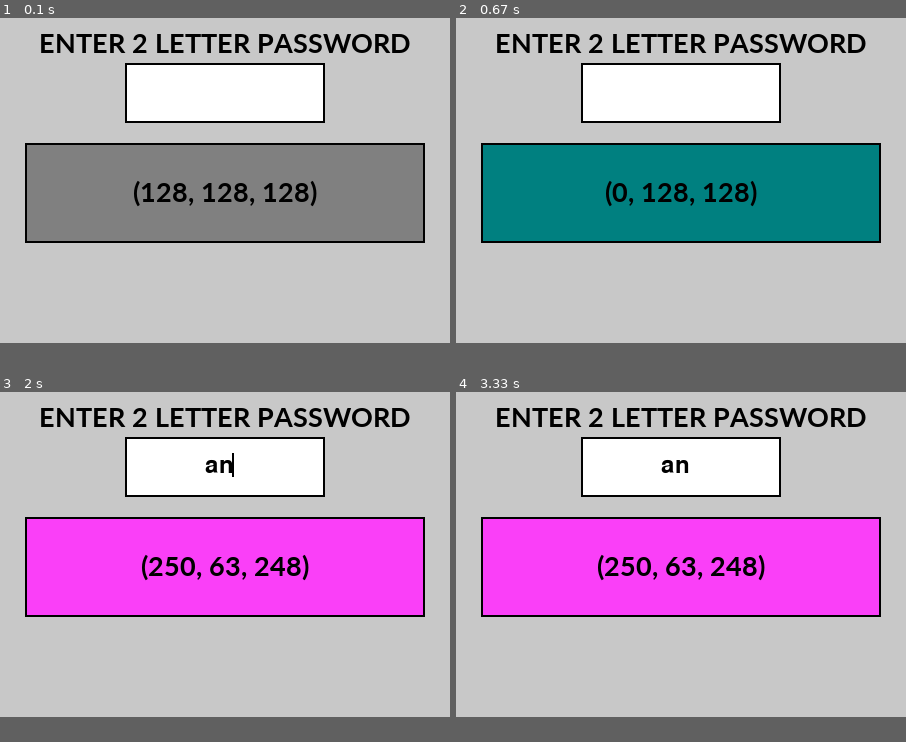
Above: before the commit, frames 1-4 (two rows, left to right).
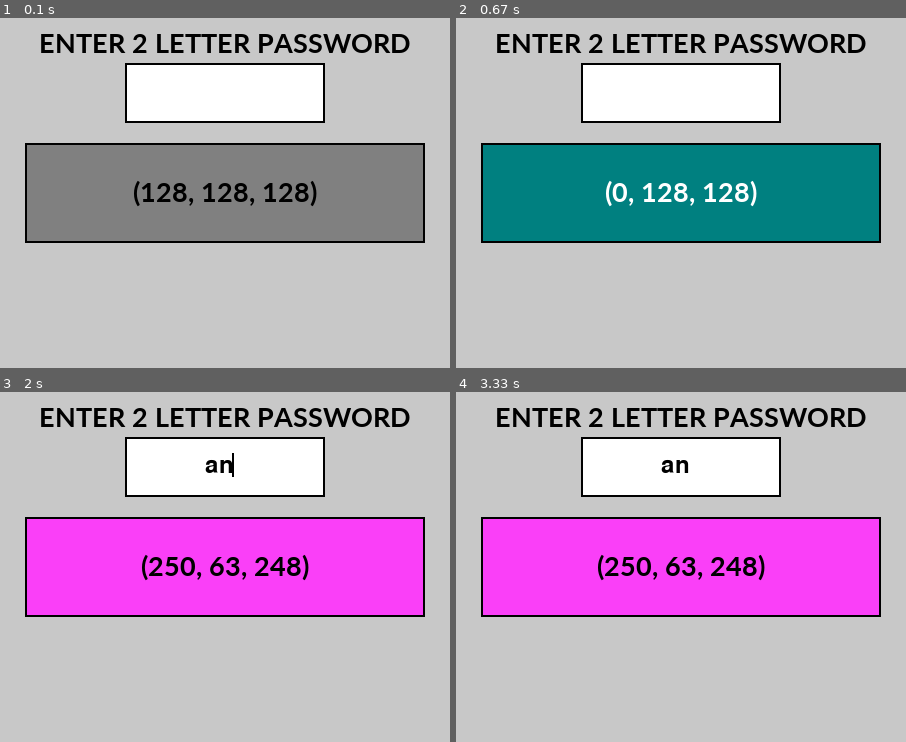
Above: after the commit, the same moments.

Repository: JeremyDenHartogh/Comp3008Project2
Game: pygame game, started from NewPasswordScheme/SamplePassScheme.py
Same seed, same stepped clock (60 frames per second), same inputs: the game is played once before the commit and once after it.
Inputs (mouse positions are % of the whole screen's width and height, from its top left):
- Up to frame 1 (0.1 s): no input
- Up to frame 2 (0.67 s): click (7, 8) at 0.38 s
- Up to frame 3 (2 s): type "ann" at 0.67 s; tap Enter at 1, 1.22 s; hold Right from 1.55 s (still down)
- Up to frame 4 (3.33 s): release Right at 2.02 s; click (26, 51) at 2.15 s; hold Right 2.43-2.9 s; hold Left from 2.93 s (still down)
The pictures show only the part of the screen within x 14-64%, y 25-75%; the shares and areas given below are measured in that part.
In our replay, the window is 700x500 before the commit and 900x700 after it. These sizes can differ from the game's own. Grey fills any space a smaller window leaves; there, only what the larger window draws over its background counts as a difference.

The runs differ from the first frame. In frame 1, only the window size differs. In frame 2, 0.8% of the frame differs, in the area x 33-67%, y 46-54%; in frame 3, only the window size differs; in frame 4, only the window size differs.

Commit message:
text for final colour changes between black and white

Diff:
--- a/NewPasswordScheme/SamplePassScheme.py
+++ b/NewPasswordScheme/SamplePassScheme.py
@@ -5,14 +5,14 @@
 
 pygame.init()
 
-colours = ["BLUE","RED","GREEN","ORANGE","YELLOW","PURPLE","PINK","WHITE","BURGUNDY","TURQUOISE","NAVY",
-					 "BLACK","GREY","EVERGREEN"]
+# colours = ["BLUE","RED","GREEN","ORANGE","YELLOW","PURPLE","PINK","WHITE","BURGUNDY","TURQUOISE","NAVY",
+#					 "BLACK","GREY","EVERGREEN"]
 cd = {"WHITE":(255,255,255), "YELLOW":(254,254,8), "TURQUOISE":(64,224,208), "PINK":(253,105,180),
        "ORANGE":(252,140,7), "GREEN":(6,251,6), "GREY":(129,129,129), "BLUE":(60,130,250),
 			 "RED":(249,5,5), "EVERGREEN":(4,80,30), "PURPLE":(100,3,150), "BURGUNDY":(128,2,32),
 			 "NAVY":(1,1,127), "BLACK":(0,0,0)}
 
-size = (700,500)
+size = (900,700)
 screen = pygame.display.set_mode(size)
 done = False
 clock = pygame.time.Clock()
@@ -59,9 +59,9 @@
 			pygame.draw.rect(screen, cd["WHITE"], [x, y, 80, 50],2)
 			if click[0] == 1 and clicking == False:
 				clicking = True
-				print (f"CLICKED: {key}")
+				print ("CLICKED: " + key)
 				pressedColours[clicked] = cd[key][clicked]
-				print (f"{pressedColours} - {cd[key]}")
+				print (cd[key])
 				clicked += 1
 		else:
 			pygame.draw.rect(screen, cd["BLACK"], [x, y, 80, 50],2)
@@ -86,7 +86,10 @@
 	# displays users password colour
 	pygame.draw.rect(screen, combinedColors, [150, 300, 400, 100],0)
 	pygame.draw.rect(screen, cd["BLACK"], [150, 300, 400, 100],2)
-	textSurf,textRect = fontL.render(str(combinedColors) , cd["BLACK"])
+	textColour = cd["WHITE"]
+	if (getLuminosity(combinedColors) >= 128):
+		textColour = cd["BLACK"]
+	textSurf,textRect = fontL.render(str(combinedColors) , textColour)
 	textRect.center = ((150+(400/2)),(300+(100/2)))
 	screen.blit(textSurf, textRect)
 
@@ -104,6 +107,7 @@
 
 	# display text input box and label
 	textSurf,textRect = fontL.render("ENTER 2 LETTER PASSWORD", cd["BLACK"])
+	# center text
 	textRect.center = ((250+(200/2)),(170+(60/2)))
 	screen.blit(textSurf, textRect)
 	pygame.draw.rect(screen, cd["BLACK"], [250, 220, 200, 60],2)
